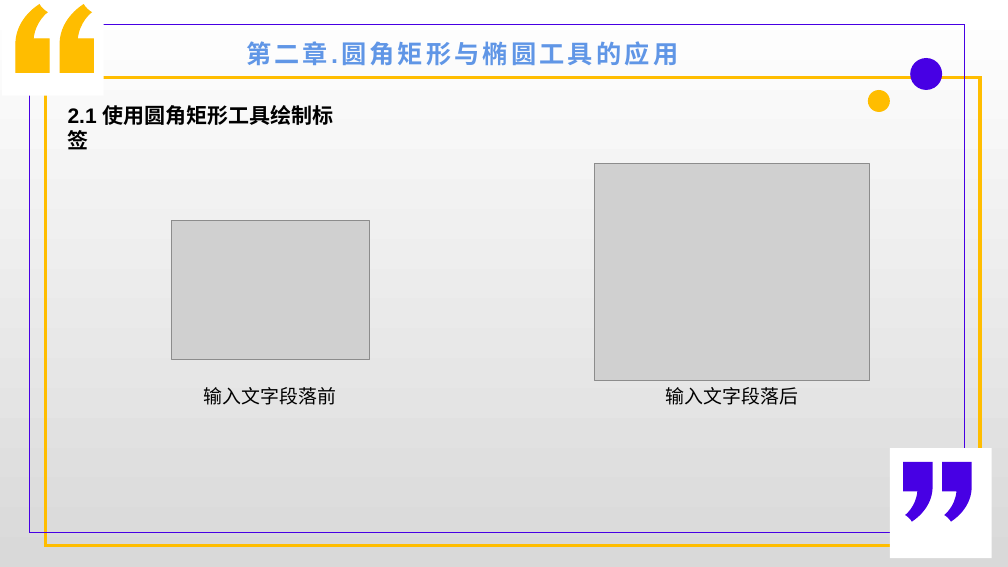
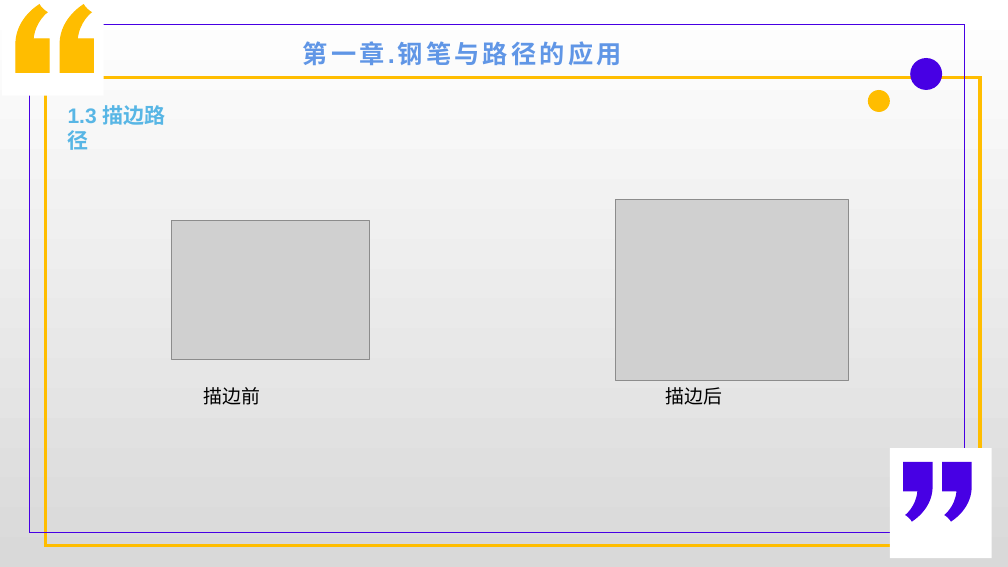
Before and after one commit to cckmit/typora-note, a slide deck: slide 8 of 计算机基础知识/ps/Photoshop第6章.pptx (slide 10 before the commit). Drawn at 1008x567 pixels with LibreOffice and Linux fonts; fonts in the diff are those of the drawing; grey boxes stand for pictures. Boxes give left, top, right and bottom in pixels: in the first picture for what was removed or moved away, otherwise in the second. Text is boxed around its words. In the diff, an @@ line names an element or a change of style, - is before the commit and + after.

```diff
--- a/计算机基础知识/ps/Photoshop第6章.pptx
+++ b/计算机基础知识/ps/Photoshop第6章.pptx
@@ text at [303,41,622,66]: text changed @@
-第二章.圆角矩形与椭圆工具的应用
+第一章.钢笔与路径的应用
@@ text at [68,105,166,150]: text changed; text colour #000000 to #58B6E5 @@
-2.1 使用圆角矩形工具绘制标签
+1.3 描边路径
@@ picture: place and size @@
-picture at [594,163,870,381]
+picture at [616,200,848,381]
@@ text at [204,387,261,405]: text changed @@
-输入文字段落前
+描边前
@@ text at [666,387,723,405]: text changed @@
-输入文字段落后
+描边后
```
Also in this commit, not shown: 9 other slides changed, 1 slide added, 2 slides removed, 4 other files.
